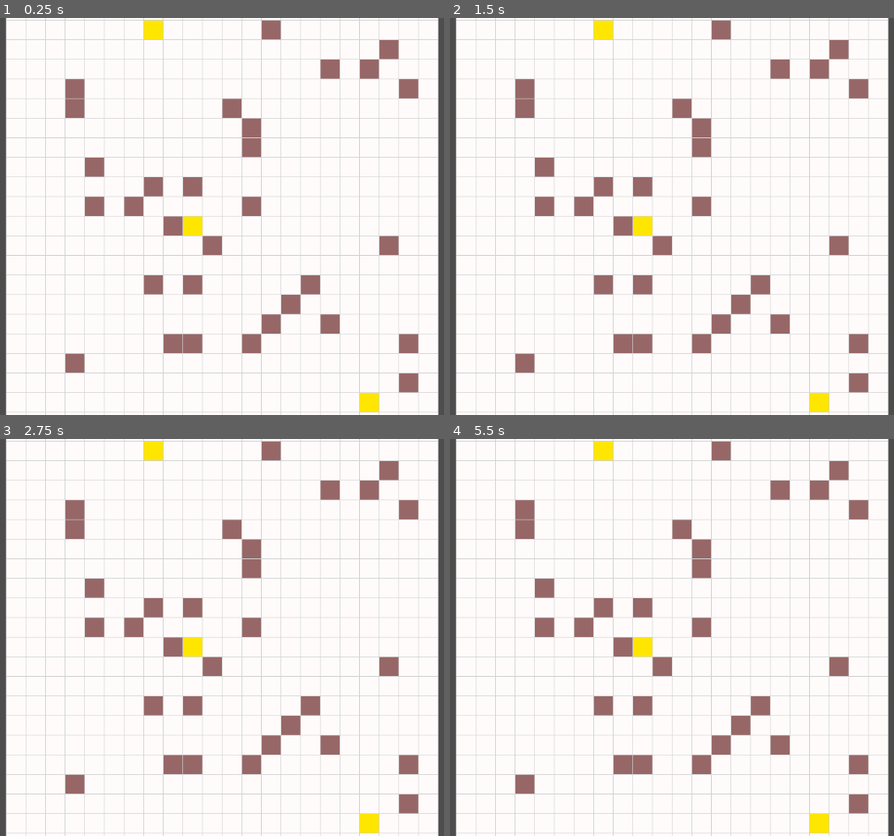
Above: before the commit, frames 1-4 (two rows, left to right).
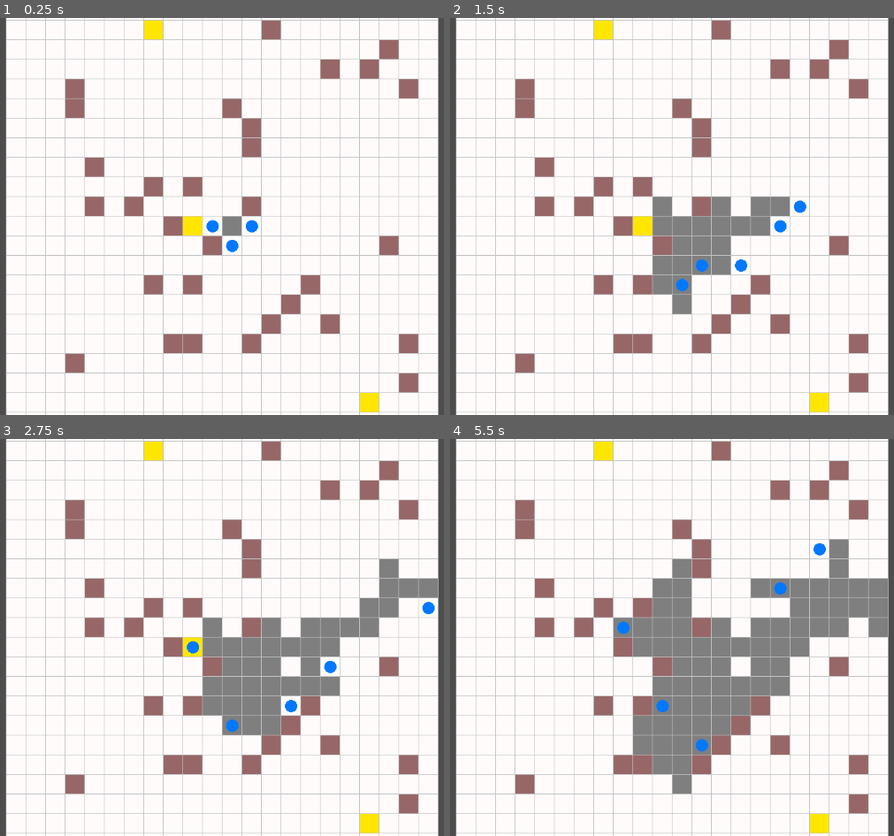
Above: after the commit, the same moments.

Repository: kamus1/mining-drones-sim
Game: Godot game, scene res://scenes/Main.tscn
The game is run twice, just before and just after one commit, with the same random seed, the same clock (stepped at 60 frames per second) and the same inputs.
Inputs:
- Up to frame 1 (0.25 s): no input
- Up to frame 2 (1.5 s): no input
- Up to frame 3 (2.75 s): no input
- Up to frame 4 (5.5 s): no input

The runs differ from the first frame. In frame 1, 0.4% of the frame differs, in the area x 46-59%, y 49-60%; in frame 2, 4.5%; in frame 3, 8.2%; in frame 4, 15%, in the area x 36-99%, y 25-90%.

Commit message:
feat: scout drone implementation

Diff:
--- /dev/null
+++ b/mining-drones-sim/scenes/DroneScout.tscn
@@ -0,0 +1,6 @@
+[gd_scene load_steps=2 format=3 uid="uid://c6apdufsro0oi"]
+
+[ext_resource type="Script" uid="uid://ywufuonuexdi" path="res://scenes/drone_scout.gd" id="1_lxbik"]
+
+[node name="DroneScout" type="Node2D"]
+script = ExtResource("1_lxbik")
--- a/mining-drones-sim/scenes/Main.tscn
+++ b/mining-drones-sim/scenes/Main.tscn
@@ -1,8 +1,11 @@
-[gd_scene load_steps=6 format=3 uid="uid://b5gl3uttc3hva"]
+[gd_scene load_steps=9 format=3 uid="uid://b5gl3uttc3hva"]
 
 [ext_resource type="Texture2D" uid="uid://dfcshyq1c1du6" path="res://assets/tiles_32.png" id="1_elqb8"]
+[ext_resource type="Script" uid="uid://ck0wwbn6tedx1" path="res://scenes/main.gd" id="1_vcsgt"]
+[ext_resource type="PackedScene" uid="uid://c6apdufsro0oi" path="res://scenes/DroneScout.tscn" id="2_c01mt"]
 [ext_resource type="Script" uid="uid://b3nu7eogad6eo" path="res://scenes/Mapa.gd" id="2_rvslj"]
 [ext_resource type="Script" uid="uid://ct2ggvxcg5jvw" path="res://scripts/GridOverlay.gd" id="3_grid"]
+[ext_resource type="Script" uid="uid://dau8v8ib2in17" path="res://scenes/drones.gd" id="4_rarhs"]
 
 [sub_resource type="TileSetAtlasSource" id="TileSetAtlasSource_rvslj"]
 texture = ExtResource("1_elqb8")
@@ -29,6 +32,9 @@
 sources/0 = SubResource("TileSetAtlasSource_rvslj")
 
 [node name="Main" type="Node2D"]
+script = ExtResource("1_vcsgt")
+scout_scene = ExtResource("2_c01mt")
+mapa_path = NodePath("TileMap (Mapa)")
 
 [node name="CentroControl" type="Node2D" parent="."]
 
@@ -46,4 +52,7 @@
 [node name="GridOverlay" type="Node2D" parent="."]
 position = Vector2(-352, -352)
 script = ExtResource("3_grid")
-line_color = Color(0.8217887, 0.82178867, 0.82178867, 1)
+line_color = Color(0.76240367, 0.76240367, 0.76240367, 1)
+
+[node name="Drones" type="Node2D" parent="."]
+script = ExtResource("4_rarhs")
--- a/mining-drones-sim/scenes/Mapa.gd
+++ b/mining-drones-sim/scenes/Mapa.gd
@@ -37,7 +37,7 @@
 	clear()
 	for y in range(h + 2):
 		for x in range(w + 2):
-			_paint_cell(Vector2i(x - (w + 2) / 2, y - (h + 2) / 2), cells[y][x])
+			_paint_cell(Vector2i(x - int((w + 2) / 2), y - int((h + 2) / 2)), cells[y][x])
 
 func _paint_cell(c: Vector2i, state: int) -> void:
 	var atlas_coords: Vector2i
@@ -55,3 +55,43 @@
 
 	# layer = 0, source_id = 0, atlas_coords, alternative_tile = 0
 	set_cell(0, c, 0, atlas_coords, 0)
+
+func get_state_centered(c: Vector2i) -> int:
+	var offset: int = int((w + 2) / 2)
+	var idx_y = offset + c.y
+	var idx_x = offset + c.x
+	if idx_y < 0 or idx_y >= h + 2 or idx_x < 0 or idx_x >= w + 2:
+		return Cell.UNKNOWN
+	return cells[idx_y][idx_x]
+
+func set_state_centered(c: Vector2i, state: int) -> void:
+	var offset: int = int((w + 2) / 2)
+	var idx_y = offset + c.y
+	var idx_x = offset + c.x
+	if idx_y >= 0 and idx_y < h + 2 and idx_x >= 0 and idx_x < w + 2:
+		cells[idx_y][idx_x] = state
+		_paint_cell(Vector2i(idx_x - offset, idx_y - offset), state)
+
+func in_bounds_centered(c: Vector2i) -> bool:
+	var offset: int = ((w + 2) / 2)
+	var idx_y = offset + c.y
+	var idx_x = offset + c.x
+	return idx_y >= 0 and idx_y < h + 2 and idx_x >= 0 and idx_x < w + 2
+
+# --- Helpers para trabajar en coords de grilla "centradas" (como en _redraw) ---
+
+func grid_size() -> Vector2i:
+	return Vector2i(w + 2, h + 2)
+
+func grid_half() -> Vector2i:
+	# Desplazamiento usado en _redraw: (x - (w+2)/2, y - (h+2)/2)
+	return Vector2i(int((w + 2) / 2), int((h + 2) / 2))
+
+func to_index_coords(c: Vector2i) -> Vector2i:
+	# Convierte celda centrada -> índice en 'cells'
+	# c=(0,0) (centro) se vuelve (half, half)
+	return c + grid_half()
+
+func cell_to_local(c: Vector2i) -> Vector2:
+	# Posición local del centro de esa celda en el TileMap
+	return map_to_local(c)
--- /dev/null
+++ b/mining-drones-sim/scenes/drone_scout.gd
@@ -0,0 +1,78 @@
+# res://scripts/DroneScout.gd
+extends Node2D
+
+@export var tick_seconds: float = 0.15
+@export var allow_diagonals: bool = false
+@export var radius: float = 10.0
+@export var color: Color = Color8(0, 120, 255) # azul
+
+@export var start_cell: Vector2i = Vector2i(0, 0)   # celda de inicio (centro)
+@export var map_path: NodePath                      # asigna el TileMap (Mapa) desde el editor o por código
+
+var map: TileMap
+var current_cell: Vector2i
+var dirs4 := [Vector2i(1,0), Vector2i(-1,0), Vector2i(0,1), Vector2i(0,-1)]
+var dirs8 := [
+	Vector2i(1,0), Vector2i(-1,0), Vector2i(0,1), Vector2i(0,-1),
+	Vector2i(1,1), Vector2i(1,-1), Vector2i(-1,1), Vector2i(-1,-1)
+]
+
+func _ready():
+	map = get_node(map_path)
+	current_cell = start_cell
+	# Coloca el scout en el centro geométrico de la celda
+	global_position = map.to_global(map.cell_to_local(current_cell))
+	queue_redraw()
+	queue_redraw() # para dibujar el círculo
+
+	# Timer de “tick” de exploración
+	var t := Timer.new()
+	t.wait_time = tick_seconds
+	t.autostart = true
+	t.one_shot = false
+	add_child(t)
+	t.timeout.connect(_on_tick)
+
+func _draw():
+	# Círculo azul
+	draw_circle(Vector2.ZERO, radius, color)
+
+func _on_tick():
+	_explore_step()
+
+func _explore_step():
+	# 1) Leer estado actual
+	var st: int = map.get_state_centered(current_cell)
+
+	# 2) Reportar oro
+	if st == map.Cell.GOLD:
+		# Godot no usa console.log, se usa print()
+		print("ORE FOUND at cell: ", current_cell)
+
+	# 3) Marcar explorado si no es obstáculo
+	if st != map.Cell.OBSTACLE:
+		map.set_state_centered(current_cell, map.Cell.EXPLORED)
+
+	# 4) Elegir siguiente celda
+	var candidates: Array[Vector2i] = []
+	var dirs = dirs8 if allow_diagonals else dirs4
+	for d in dirs:
+		var n: Vector2i = current_cell + d
+		if not map.in_bounds_centered(n):
+			continue
+		var ns: int = map.get_state_centered(n)
+		if ns != map.Cell.OBSTACLE:
+			candidates.append(n)
+
+	if candidates.is_empty():
+		return # atascado
+
+	# Prioriza UNKNOWN, luego aleatorio
+	candidates.sort_custom(func(a: Vector2i, b: Vector2i) -> bool:
+		return map.get_state_centered(a) < map.get_state_centered(b)
+	)
+	var next_cell: Vector2i = candidates.pick_random()
+
+	# 5) "Mover" (salto de celda a celda; simple y determinista)
+	current_cell = next_cell
+	global_position = map.to_global(map.cell_to_local(current_cell))
--- /dev/null
+++ b/mining-drones-sim/scenes/drones.gd
@@ -0,0 +1 @@
+extends Node2D
--- /dev/null
+++ b/mining-drones-sim/scenes/main.gd
@@ -0,0 +1,21 @@
+# res://scripts/Main.gd
+extends Node2D
+
+@export var num_scouts: int = 5
+@export var scout_scene: PackedScene
+@export var mapa_path: NodePath   # arrástrale tu TileMap (Mapa) desde el editor
+
+var mapa: TileMap
+
+func _ready():
+	mapa = get_node(mapa_path)
+	_spawn_scouts()
+
+func _spawn_scouts():
+	var cont := $Drones
+	for i in range(num_scouts):
+		var s := scout_scene.instantiate()
+		# Usar ruta absoluta para que el dron resuelva el TileMap correctamente
+		s.map_path = mapa.get_path()
+		s.start_cell = Vector2i(0, 0)  # centro de tu grilla "centrada"
+		cont.add_child(s)
--- /dev/null
+++ b/mining-drones-sim/scripts/Drone.gd
@@ -0,0 +1,52 @@
+extends Node2D
+
+@onready var map = get_parent().get_node("TileMap (Mapa)")
+var grid_pos = Vector2i(0, 0)
+var timer: Timer
+
+func _ready():
+	position = Vector2(grid_pos.x * 32, grid_pos.y * 32)
+	timer = Timer.new()
+	add_child(timer)
+	timer.wait_time = 1.0
+	timer.connect("timeout", Callable(self, "_on_timer_timeout"))
+	timer.start()
+	explore_current()
+
+func _draw():
+	draw_circle(Vector2(0, 0), 10, Color.BLUE)
+
+func _on_timer_timeout():
+	move_to_next()
+
+func move_to_next():
+	var directions = [
+		Vector2i(0, 1), Vector2i(1, 0), Vector2i(0, -1), Vector2i(-1, 0),
+		Vector2i(1, 1), Vector2i(1, -1), Vector2i(-1, 1), Vector2i(-1, -1)
+	]
+	directions.shuffle()
+	for dir in directions:
+		var new_grid = grid_pos + dir
+		if abs(new_grid.x) <= 9 and abs(new_grid.y) <= 9:
+			var cell_x = new_grid.x + 11
+			var cell_y = new_grid.y + 11
+			if map.cells[cell_y][cell_x] == map.Cell.UNKNOWN:
+				grid_pos = new_grid
+				position = Vector2(grid_pos.x * 32, grid_pos.y * 32)
+				explore_current()
+				return
+
+func explore_current():
+	var cell_x = grid_pos.x + 11
+	var cell_y = grid_pos.y + 11
+	map.cells[cell_y][cell_x] = map.Cell.EXPLORED
+	for dx in [-1, 0, 1]:
+		for dy in [-1, 0, 1]:
+			if dx == 0 and dy == 0:
+				continue
+			var adj_x = cell_x + dx
+			var adj_y = cell_y + dy
+			if adj_x >= 0 and adj_x < map.cells[0].size() and adj_y >= 0 and adj_y < map.cells.size():
+				if map.cells[adj_y][adj_x] == map.Cell.GOLD:
+					print("ore found")
+	map._redraw()
--- a/mining-drones-sim/scripts/GridOverlay.gd
+++ b/mining-drones-sim/scripts/GridOverlay.gd
@@ -7,11 +7,11 @@
 @export var line_width: float = 1.0
 
 func _draw():
-    for x in range(width + 1):
-        var start = Vector2(x * cell_size, 0)
-        var end = Vector2(x * cell_size, height * cell_size)
-        draw_line(start, end, line_color, line_width)
-    for y in range(height + 1):
-        var start = Vector2(0, y * cell_size)
-        var end = Vector2(width * cell_size, y * cell_size)
-        draw_line(start, end, line_color, line_width)
+	for x in range(width + 1):
+		var start = Vector2(x * cell_size, 0)
+		var end = Vector2(x * cell_size, height * cell_size)
+		draw_line(start, end, line_color, line_width)
+	for y in range(height + 1):
+		var start = Vector2(0, y * cell_size)
+		var end = Vector2(width * cell_size, y * cell_size)
+		draw_line(start, end, line_color, line_width)
Not shown, added: mining-drones-sim/scenes/drone_scout.gd.uid
Not shown, added: mining-drones-sim/scenes/drones.gd.uid
Not shown, added: mining-drones-sim/scenes/main.gd.uid
Not shown, added: mining-drones-sim/scripts/Drone.gd.uid
Not shown, added: mining-drones-sim/scenes/DroneScout.tscn3839128636.tmp
Not shown, added: mining-drones-sim/scenes/DroneScout.tscn3878847630.tmp
Not shown, added: mining-drones-sim/scenes/DroneScout.tscn3898421202.tmp
